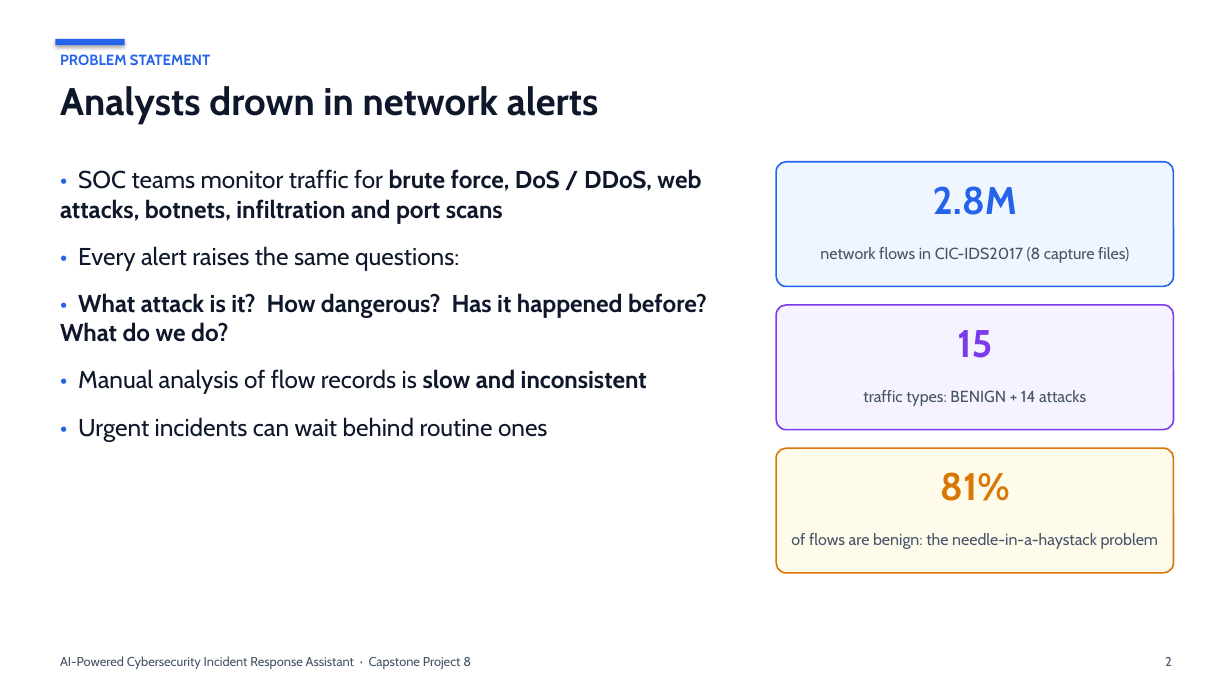
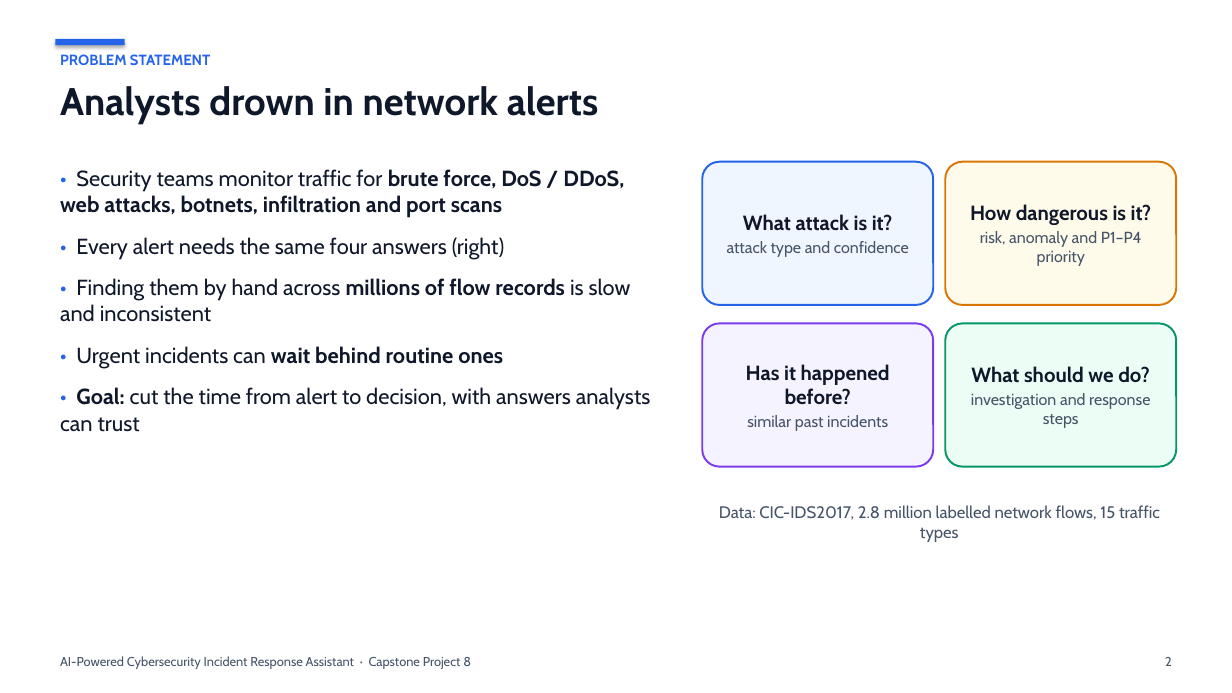
Before and after one commit to nlnkrthk/Cybersecurity-assistant, a slide deck: slide 2 of presentation/Project_Presentation.pptx. Drawn at 1232x693 pixels with LibreOffice and Linux fonts; fonts in the diff are those of the drawing. Boxes give left, top, right and bottom in pixels: in the first picture for what was removed or moved away, otherwise in the second. Text is boxed around its words. In the diff, an @@ line names an element or a change of style, - is before the commit and + after.

```diff
--- a/presentation/Project_Presentation.pptx
+++ b/presentation/Project_Presentation.pptx
@@ text at (x1=60, y1=169, x2=631, y2=322): text changed; size 19 to 17 pt; bold off @@
-• SOC teams monitor traffic for brute force, DoS / DDoS, web attacks, botnets, infiltration and port scans
-• Every alert raises the same questions:
-• What attack is it? How dangerous? Has it happened before? What do we do?
-• Manual analysis of flow records is slow and inconsistent
+• Security teams monitor traffic for brute force, DoS / DDoS, web attacks, botnets, infiltration and port scans
+• Every alert needs the same four answers (right)
+• Finding them by hand across millions of flow records is slow and inconsistent
@@ rounded rectangle resized from (x1=776, y1=162, x2=1174, y2=287) to (x1=702, y1=162, x2=933, y2=305) @@
@@ rounded rectangle at (x1=702, y1=162, x2=933, y2=305): outline #2563EB 1.25 pt to #2563EB 1.5 pt; proportions changed @@
@@ text "What attack is it?" at (x1=727, y1=214, x2=909, y2=257): vertical alignment top to middle @@
@@ rounded rectangle added at (x1=945, y1=162, x2=1177, y2=305), fill #FFFBEB, outline #D97706 1.5 pt @@
@@ text added at (x1=970, y1=204, x2=1152, y2=266), 12.5 pt, text #475569 @@
+How dangerous is it?
+risk, anomaly and P1–P4 priority
@@ text at (x1=727, y1=214, x2=909, y2=257): text changed; size 30 to 12.5 pt; text colour #2563EB to #475569; bold off @@
-2.8M
+What attack is it?
+attack type and confidence
@@ text removed at (x1=820, y1=247, x2=1129, y2=263) @@
-network flows in CIC-IDS2017 (8 capture files)
@@ rounded rectangle added at (x1=702, y1=323, x2=933, y2=467), fill #F5F3FF, outline #7C3AED 1.5 pt @@
@@ rounded rectangle removed at (x1=776, y1=305, x2=1174, y2=430) @@
@@ rounded rectangle resized from (x1=776, y1=448, x2=1174, y2=573) to (x1=945, y1=323, x2=1177, y2=467) @@
@@ rounded rectangle at (x1=945, y1=323, x2=1177, y2=467): fill #FFFBEB to #ECFDF5; outline #D97706 1.25 pt to #059669 1.5 pt; proportions changed @@
@@ text at (x1=76, y1=346, x2=503, y2=369): size 19 to 17 pt in "• Urgent incidents can wait behind routine ..."; bold on in "wait behind routine ones"; less space between paragraphs @@
@@ text removed at (x1=957, y1=330, x2=992, y2=358) @@
-15
@@ text at (x1=60, y1=387, x2=651, y2=432): paragraph added @@
+• Goal: cut the time from alert to decision, with answers analysts can trust
@@ text added at (x1=746, y1=364, x2=890, y2=431), 16 pt, text #0F172A, bold @@
+Has it happened before?
+similar past incidents
@@ text added at (x1=971, y1=366, x2=1150, y2=428), 12.5 pt, text #475569 @@
+What should we do?
+investigation and response steps
@@ text removed at (x1=863, y1=390, x2=1086, y2=406) @@
-traffic types: BENIGN + 14 attacks
@@ text removed at (x1=940, y1=472, x2=1010, y2=501) @@
-81%
@@ text at (x1=719, y1=505, x2=1160, y2=542): text changed; size 12.5 to 13 pt @@
-of flows are benign: the needle-in-a-haystack problem
+Data: CIC-IDS2017, 2.8 million labelled network flows, 15 traffic types
```
Also in this commit, not shown: 4 other slides changed, 9 slides added, 8 slides removed, 2 other files.
